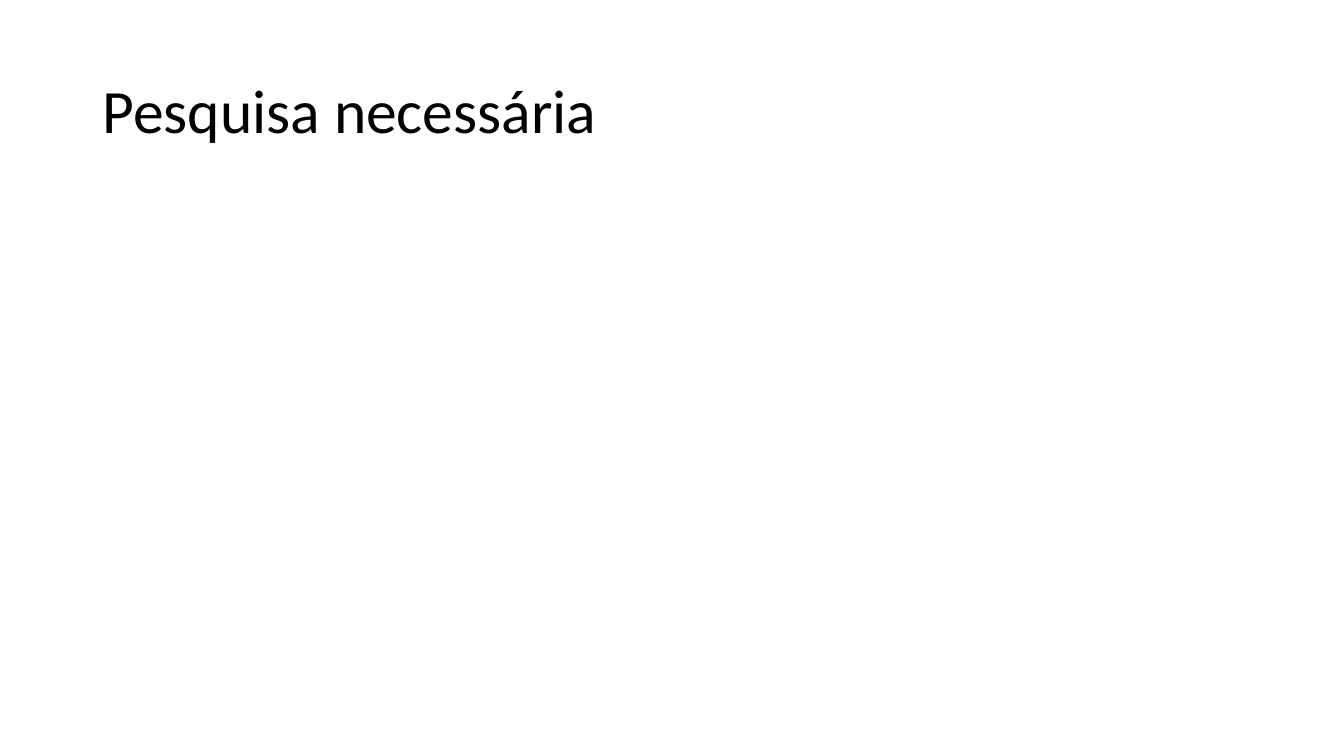
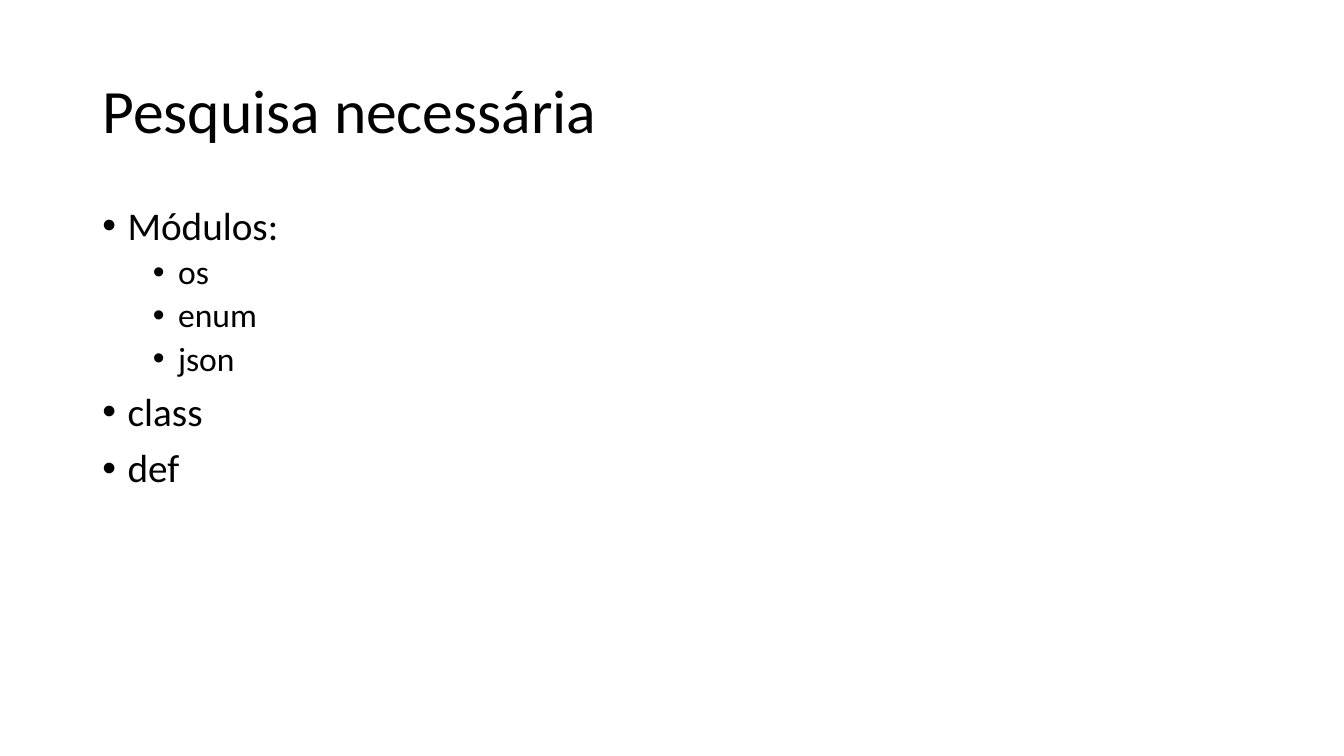
Before and after one commit to JorgeFilipePinto/orcamentacao_auto, a slide deck: slide 7 of Apresentação.pptx (slide 3 before the commit). Drawn at 1344x756 pixels with LibreOffice and Linux fonts; fonts in the diff are those of the drawing. Boxes give left, top, right and bottom in pixels: in the first picture for what was removed or moved away, otherwise in the second. Text is boxed around its words. In the diff, an @@ line names an element or a change of style, - is before the commit and + after.

```diff
--- a/Apresentação.pptx
+++ b/Apresentação.pptx
@@ text added at (x1=128, y1=212, x2=279, y2=483), 28 pt, text #000000 @@
+• Módulos:
+  • os
+  • enum
+  • json
+• class
+• def
```
Also in this commit, not shown: 1 other slide changed, 8 slides added, 2 other files.
